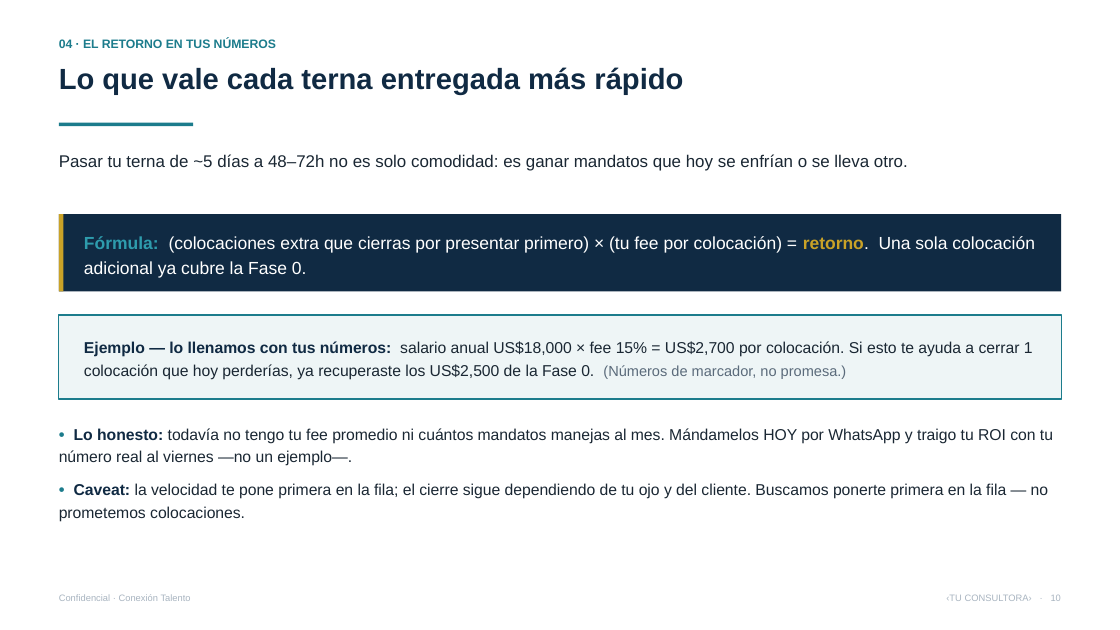
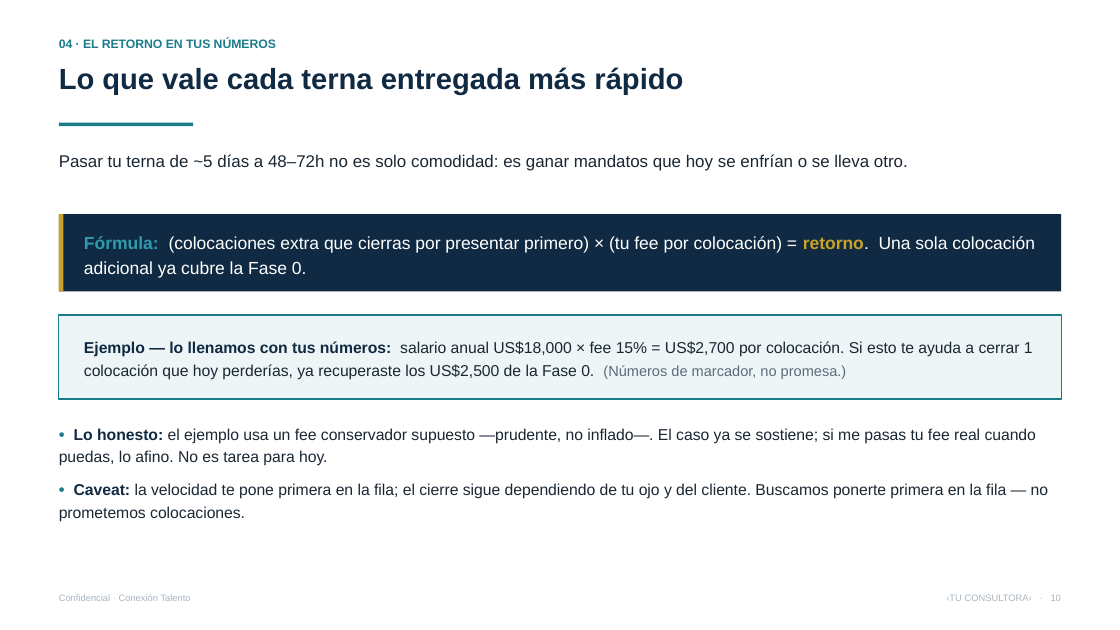
Before and after one commit to vverlaine/conexion-talento-ia, a slide deck: slide 10 of 04-propuesta/Presentacion-Conexion-Talento.pptx. Drawn at 1120x630 pixels with LibreOffice and Linux fonts; fonts in the diff are those of the drawing. Boxes give left, top, right and bottom in pixels: in the first picture for what was removed or moved away, otherwise in the second. Text is boxed around its words. In the diff, an @@ line names an element or a change of style, - is before the commit and + after.

```diff
--- a/04-propuesta/Presentacion-Conexion-Talento.pptx
+++ b/04-propuesta/Presentacion-Conexion-Talento.pptx
@@ text at [59,428,1036,466]: text changed @@
-• Lo honesto: todavía no tengo tu fee promedio ni cuántos mandatos manejas al mes. Mándamelos HOY por WhatsApp y traigo tu ROI con tu número real al viernes —no un ejemplo—.
+• Lo honesto: el ejemplo usa un fee conservador supuesto —prudente, no inflado—. El caso ya se sostiene; si me pasas tu fee real cuando puedas, lo afino. No es tarea para hoy.
```
Also in this commit, not shown: 3 other slides changed, 4 other files.
